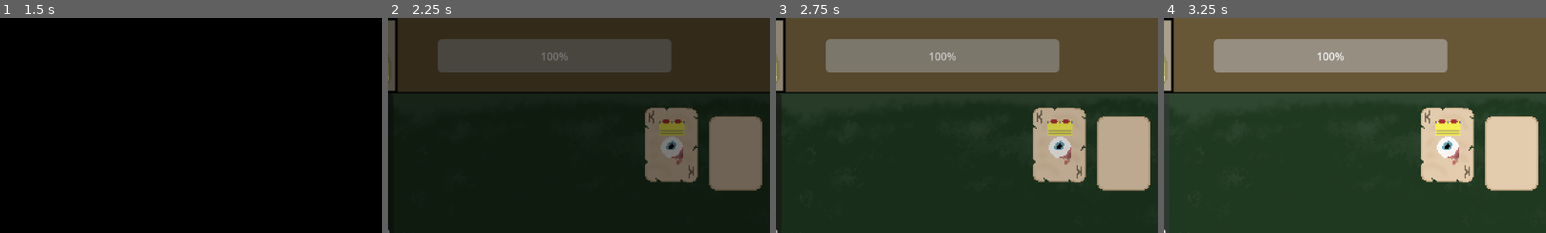
Above: before the commit, frames 1-4 (left to right).
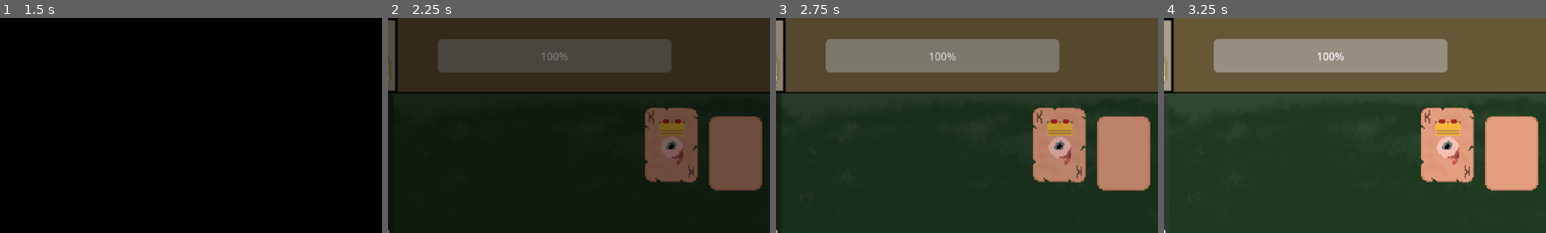
Above: after the commit, the same moments.

Repository: ZaneSoCool/GDaM-Mega-Collab-Fall-2025
Game: Godot game, scene res://Scenes/BlackJack.tscn
Two runs of this game, one before a commit and one after it. Both use one fixed random seed, a clock stepped at 60 frames per second and the inputs below. This scene is started directly instead of the project's main scene.
Inputs:
- Up to frame 1 (1.5 s): click "Submit" at 0.5 s; click "Hit" at 1.25 s
- Up to frame 2 (2.25 s): click "Double Down" at 2 s
- Up to frame 3 (2.75 s): no input
- Up to frame 4 (3.25 s): click "DoubleDown" at 2.75 s
The pictures show only the part of the screen within x 9-59%, y 0-50%; the shares and areas given below are measured in that part.

Frame 1 is identical in both runs. In frame 2, 0.6% of the frame differs, in the area x 71-78%, y 47-66%; in frame 3, 9.1%; in frame 4, 9.2%, in the area x 67-98%, y 41-80%.

Commit message:
card select improvements
fixed issue in main scene where mouse input was inconsistent

dealer cards are by default highlighted red

when you hover or select a card it is highlighted

Diff:
--- a/Scenes/BlackJack.tscn
+++ b/Scenes/BlackJack.tscn
@@ -11,7 +11,7 @@
 anchor_bottom = 1.0
 grow_horizontal = 2
 grow_vertical = 2
-mouse_filter = 1
+mouse_filter = 2
 script = ExtResource("1_15ju2")
 dealer_max_vitality = 20
 
@@ -22,6 +22,7 @@
 anchor_bottom = 1.0
 grow_horizontal = 2
 grow_vertical = 2
+mouse_filter = 2
 texture = ExtResource("2_4fb4x")
 
 [node name="Enemy" type="TextureRect" parent="." unique_id=854658407]
@@ -38,6 +39,7 @@
 offset_bottom = -218.0
 grow_horizontal = 2
 grow_vertical = 2
+mouse_filter = 2
 texture = ExtResource("2_15ju2")
 
 [node name="playerVitalityBar" type="ProgressBar" parent="." unique_id=1888918235]
@@ -47,6 +49,7 @@
 offset_top = 570.0
 offset_right = 452.0
 offset_bottom = 620.0
+mouse_filter = 2
 
 [node name="dealerVitalityBar" type="ProgressBar" parent="." unique_id=305924523]
 z_index = 1
@@ -55,6 +58,7 @@
 offset_top = 32.0
 offset_right = 528.0
 offset_bottom = 82.0
+mouse_filter = 2
 
 [node name="Data" type="VBoxContainer" parent="." unique_id=1930163351]
 layout_mode = 0
@@ -62,6 +66,7 @@
 offset_top = 531.0
 offset_right = 679.0
 offset_bottom = 648.0
+mouse_filter = 2
 theme_override_constants/separation = 10
 alignment = 1
 
@@ -141,6 +146,7 @@
 offset_bottom = -59.0
 grow_horizontal = 2
 grow_vertical = 2
+mouse_filter = 2
 theme_override_constants/separation = 20
 alignment = 1
 
@@ -163,6 +169,7 @@
 offset_bottom = 201.0
 grow_horizontal = 2
 grow_vertical = 2
+mouse_filter = 2
 theme_override_constants/separation = 20
 alignment = 1
 
@@ -182,6 +189,7 @@
 offset_top = 114.0
 offset_right = 300.99982
 offset_bottom = 529.0
+mouse_filter = 2
 
 [node name="PowerUpsPassive" type="HBoxContainer" parent="." unique_id=1760083254]
 layout_mode = 0
@@ -189,6 +197,7 @@
 offset_top = 106.0
 offset_right = 1147.0
 offset_bottom = 531.0
+mouse_filter = 2
 
 [connection signal="pressed" from="playButtons/Hit" to="." method="_on_hit_pressed"]
 [connection signal="pressed" from="playButtons/Stand" to="." method="_on_stand_pressed"]
--- a/Scenes/Card.tscn
+++ b/Scenes/Card.tscn
@@ -19,6 +19,8 @@
 grow_vertical = 2
 pivot_offset = Vector2(40, 55)
 script = ExtResource("1_pnb5n")
+dealer_color = Color(1, 0.77200705, 0.7358782, 1)
+hover_color = Color(0.68539757, 0.7808411, 0.91210455, 1)
 
 [node name="Sprite2D" type="Sprite2D" parent="." unique_id=1681302013]
 texture_filter = 1
--- a/Scripts/blackjack.gd
+++ b/Scripts/blackjack.gd
@@ -152,6 +152,7 @@
 	card.card_id = card_info[0]
 	card.card_suite = card_info[1]
 	card.faceUp = faceUp
+	card.forPlayer = forPlayer
 
 	if forPlayer:
 		playerCards.append(card)
--- a/Scripts/card.gd
+++ b/Scripts/card.gd
@@ -5,9 +5,13 @@
 
 @onready var sprite: Sprite2D = $Sprite2D
 
+@export var dealer_color: Color
+@export var hover_color: Color
+
 var card_id : int = 1 #1,2.. 11 (Jack), 12 (Queen), 13 (King)
 var card_suite : int = 1 #1, 2, 3, 4
 var faceUp : bool = true
+var forPlayer : bool
 
 var isHovering : bool = false
 var isHeld : bool = false
@@ -31,6 +35,9 @@
 		sprite.hframes = 1
 		sprite.texture = back_texture
 
+	if !forPlayer:
+		sprite.self_modulate = dealer_color
+
 	randomizePlacement(true)
 
 func setup_card_texture(value : int, suit : int):
@@ -47,9 +54,18 @@
 
 func _on_mouse_entered() -> void:
 	isHovering = true
+	if forPlayer:
+		sprite.self_modulate = hover_color
+	else:
+		sprite.self_modulate = hover_color * dealer_color
 
 func _on_mouse_exited() -> void:
 	isHovering = false
+	if !isHeld:
+		if forPlayer:
+			sprite.self_modulate = Color.WHITE
+		else:
+			sprite.self_modulate = dealer_color
 
 func _input(event: InputEvent) -> void:
 	if isHovering and Input.is_action_just_pressed("click"):
